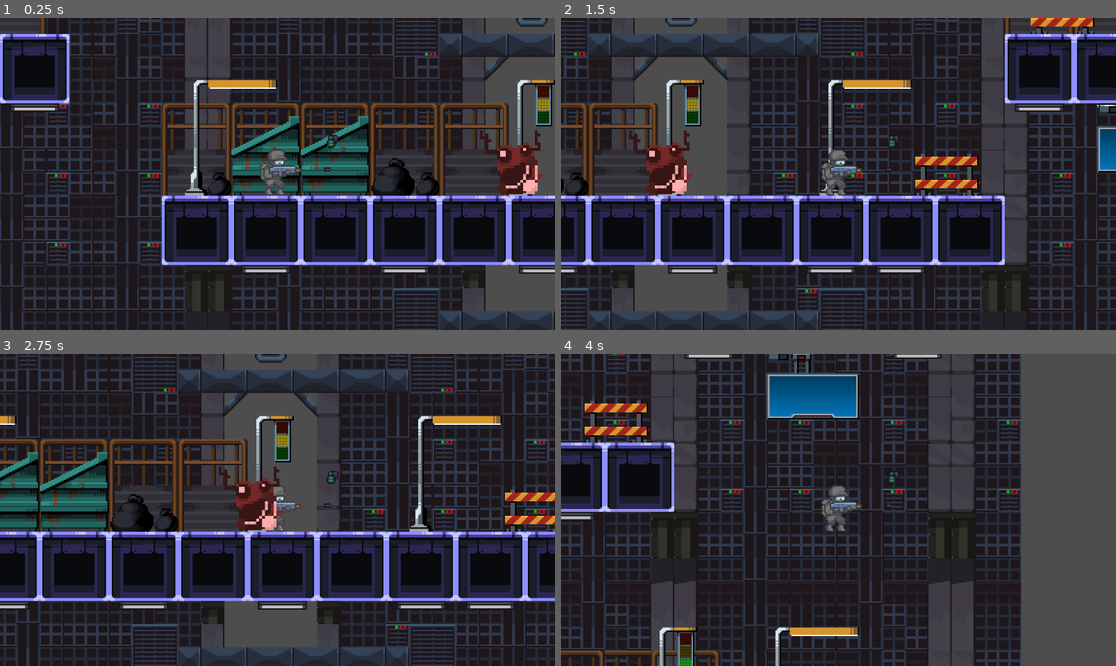
Above: before the commit, frames 1-4 (two rows, left to right).
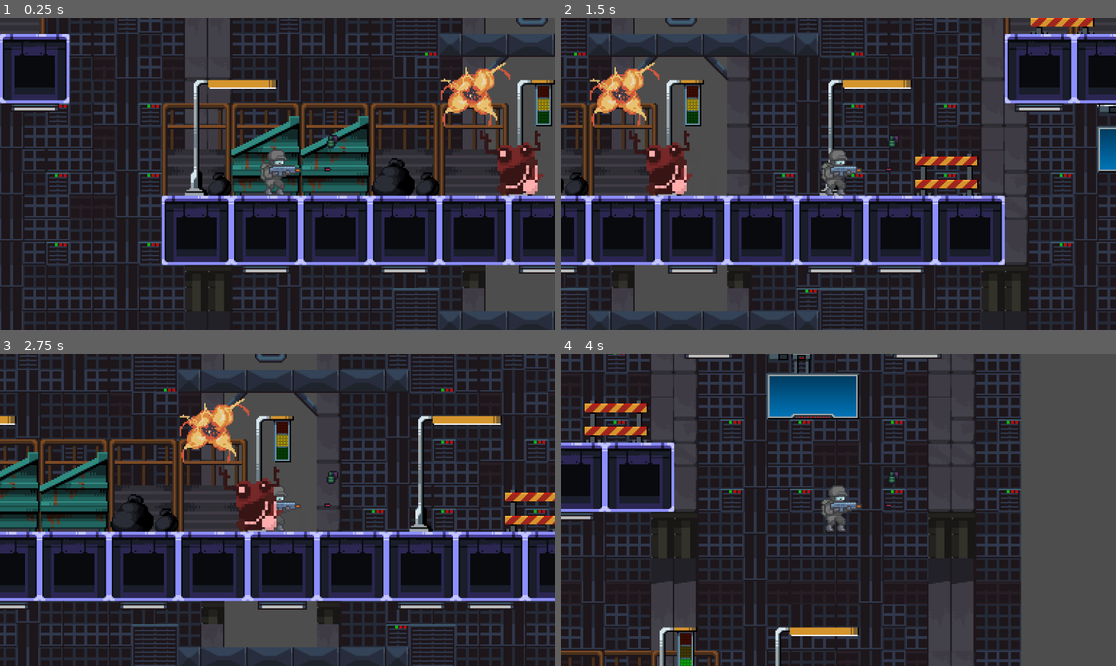
Above: after the commit, the same moments.

Repository: MaoZ3/Malentretenido
Game: Godot game, scene res://escenas/wordl.tscn
Two runs of this game, one before a commit and one after it. Both use one fixed random seed, a clock stepped at 60 frames per second and the inputs below.
Inputs:
- Up to frame 1 (0.25 s): no input
- Up to frame 2 (1.5 s): tap Enter (ui_accept) at 0.5, 0.77 s; hold Right (ui_right) from 0.53 s (still down)
- Up to frame 3 (2.75 s): tap Enter (ui_accept) at 1.52 s; release Right (ui_right) at 2.03 s; hold Left (ui_left) from 2.03 s (still down)
- Up to frame 4 (4 s): release Left (ui_left) at 2.78 s; hold Right (ui_right) from 2.78 s (still down); tap Enter (ui_accept) at 3.02, 3.77 s

The runs differ from the first frame. In frame 1, 1.0% of the frame differs, in the area x 79-92%, y 14-35%; in frame 2, 1.0%; in frame 3, 1.0%; in frame 4, nothing differs.

Commit message:
explosion
ex

Diff:
--- a/Malentretenido/escenas/Impostor.tscn
+++ b/Malentretenido/escenas/Impostor.tscn
@@ -234,3 +234,4 @@
 
 [node name="Ak47" parent="." instance=ExtResource("9_yuffl")]
 visible = false
+position = Vector2(6, -1)
--- /dev/null
+++ b/Malentretenido/escenas/explosion.tscn
@@ -0,0 +1,136 @@
+[gd_scene load_steps=20 format=3 uid="uid://crs0roub8yrbu"]
+
+[ext_resource type="Texture2D" uid="uid://b6ghtqgn5g8af" path="res://assets/Explosion SpriteSheet.png" id="1_28xk0"]
+
+[sub_resource type="CircleShape2D" id="CircleShape2D_2ntgm"]
+
+[sub_resource type="AtlasTexture" id="AtlasTexture_we8w4"]
+atlas = ExtResource("1_28xk0")
+region = Rect2(0, 0, 64, 64)
+
+[sub_resource type="AtlasTexture" id="AtlasTexture_elruw"]
+atlas = ExtResource("1_28xk0")
+region = Rect2(64, 0, 64, 64)
+
+[sub_resource type="AtlasTexture" id="AtlasTexture_71x67"]
+atlas = ExtResource("1_28xk0")
+region = Rect2(128, 0, 64, 64)
+
+[sub_resource type="AtlasTexture" id="AtlasTexture_ittq3"]
+atlas = ExtResource("1_28xk0")
+region = Rect2(192, 0, 64, 64)
+
+[sub_resource type="AtlasTexture" id="AtlasTexture_8rcwk"]
+atlas = ExtResource("1_28xk0")
+region = Rect2(0, 64, 64, 64)
+
+[sub_resource type="AtlasTexture" id="AtlasTexture_17uhd"]
+atlas = ExtResource("1_28xk0")
+region = Rect2(64, 64, 64, 64)
+
+[sub_resource type="AtlasTexture" id="AtlasTexture_mmafr"]
+atlas = ExtResource("1_28xk0")
+region = Rect2(128, 64, 64, 64)
+
+[sub_resource type="AtlasTexture" id="AtlasTexture_3mosw"]
+atlas = ExtResource("1_28xk0")
+region = Rect2(192, 64, 64, 64)
+
+[sub_resource type="AtlasTexture" id="AtlasTexture_21psb"]
+atlas = ExtResource("1_28xk0")
+region = Rect2(0, 128, 64, 64)
+
+[sub_resource type="AtlasTexture" id="AtlasTexture_tyyyc"]
+atlas = ExtResource("1_28xk0")
+region = Rect2(64, 128, 64, 64)
+
+[sub_resource type="AtlasTexture" id="AtlasTexture_uaqk6"]
+atlas = ExtResource("1_28xk0")
+region = Rect2(128, 128, 64, 64)
+
+[sub_resource type="AtlasTexture" id="AtlasTexture_53wlf"]
+atlas = ExtResource("1_28xk0")
+region = Rect2(192, 128, 64, 64)
+
+[sub_resource type="AtlasTexture" id="AtlasTexture_cymys"]
+atlas = ExtResource("1_28xk0")
+region = Rect2(0, 192, 64, 64)
+
+[sub_resource type="AtlasTexture" id="AtlasTexture_23glw"]
+atlas = ExtResource("1_28xk0")
+region = Rect2(64, 192, 64, 64)
+
+[sub_resource type="AtlasTexture" id="AtlasTexture_soxdn"]
+atlas = ExtResource("1_28xk0")
+region = Rect2(128, 192, 64, 64)
+
+[sub_resource type="AtlasTexture" id="AtlasTexture_ix28e"]
+atlas = ExtResource("1_28xk0")
+region = Rect2(192, 192, 64, 64)
+
+[sub_resource type="SpriteFrames" id="SpriteFrames_cxixr"]
+animations = [{
+"frames": [{
+"duration": 1.0,
+"texture": SubResource("AtlasTexture_we8w4")
+}, {
+"duration": 1.0,
+"texture": SubResource("AtlasTexture_elruw")
+}, {
+"duration": 1.0,
+"texture": SubResource("AtlasTexture_71x67")
+}, {
+"duration": 1.0,
+"texture": SubResource("AtlasTexture_ittq3")
+}, {
+"duration": 1.0,
+"texture": SubResource("AtlasTexture_8rcwk")
+}, {
+"duration": 1.0,
+"texture": SubResource("AtlasTexture_17uhd")
+}, {
+"duration": 1.0,
+"texture": SubResource("AtlasTexture_mmafr")
+}, {
+"duration": 1.0,
+"texture": SubResource("AtlasTexture_3mosw")
+}, {
+"duration": 1.0,
+"texture": SubResource("AtlasTexture_21psb")
+}, {
+"duration": 1.0,
+"texture": SubResource("AtlasTexture_tyyyc")
+}, {
+"duration": 1.0,
+"texture": SubResource("AtlasTexture_uaqk6")
+}, {
+"duration": 1.0,
+"texture": SubResource("AtlasTexture_53wlf")
+}, {
+"duration": 1.0,
+"texture": SubResource("AtlasTexture_cymys")
+}, {
+"duration": 1.0,
+"texture": SubResource("AtlasTexture_23glw")
+}, {
+"duration": 1.0,
+"texture": SubResource("AtlasTexture_soxdn")
+}, {
+"duration": 1.0,
+"texture": SubResource("AtlasTexture_ix28e")
+}],
+"loop": true,
+"name": &"Ex",
+"speed": 8.0
+}]
+
+[node name="explocion" type="Area2D"]
+
+[node name="CollisionShape2D" type="CollisionShape2D" parent="."]
+shape = SubResource("CircleShape2D_2ntgm")
+
+[node name="AnimatedSprite2D" type="AnimatedSprite2D" parent="."]
+texture_filter = 1
+sprite_frames = SubResource("SpriteFrames_cxixr")
+animation = &"Ex"
+frame = 4
--- a/Malentretenido/escenas/wordl.tscn
+++ b/Malentretenido/escenas/wordl.tscn
@@ -7,6 +7,7 @@
 [ext_resource type="PackedScene" uid="uid://cr223011bmoq0" path="res://escenas/ui.tscn" id="5_pyrtf"]
 [ext_resource type="PackedScene" uid="uid://dk2j6xenbpkll" path="res://escenas/reload.tscn" id="6_q0bvj"]
 [ext_resource type="PackedScene" uid="uid://cvf7u0x4o27pa" path="res://escenas/healt.tscn" id="7_a6wc3"]
+[ext_resource type="PackedScene" uid="uid://crs0roub8yrbu" path="res://escenas/explosion.tscn" id="8_p3iv6"]
 
 [node name="Wordl" type="Node2D"]
 script = ExtResource("1_73qki")
@@ -30,3 +31,7 @@
 
 [node name="Healt" parent="." instance=ExtResource("7_a6wc3")]
 position = Vector2(528, 590)
+
+[node name="explosion" parent="." instance=ExtResource("8_p3iv6")]
+top_level = true
+position = Vector2(646, 166)
Binary file added: Malentretenido/assets/Explosion SpriteSheet.png
Not shown, added: Malentretenido/assets/Explosion SpriteSheet.png.import
Not shown: 1 places in Malentretenido/escenas/wordl.tscn that only renumber resources
